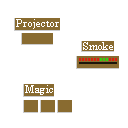
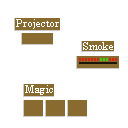
Before/after of a 128 × 128 layered artwork. What changed in the layer stack:
"Layer 9": opacity 20% → 100%, painted on it over left=24, top=100, right=87, bottom=113
painted on "Layer 8" over left=23, top=100, right=87, bottom=117
